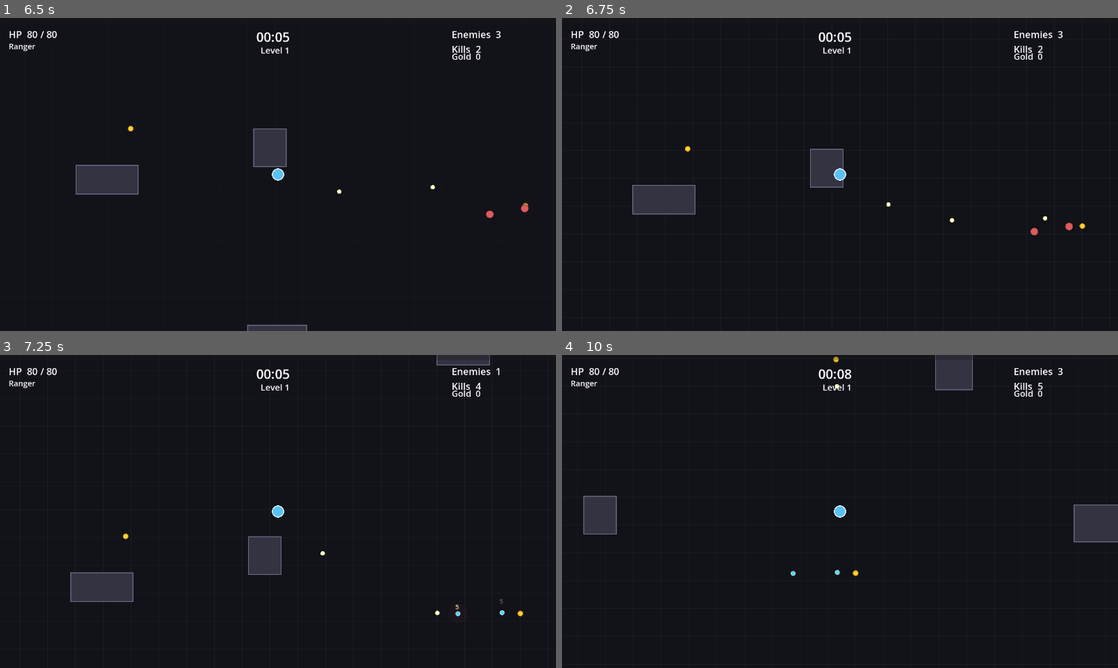
Above: before the commit, frames 1-4 (two rows, left to right).
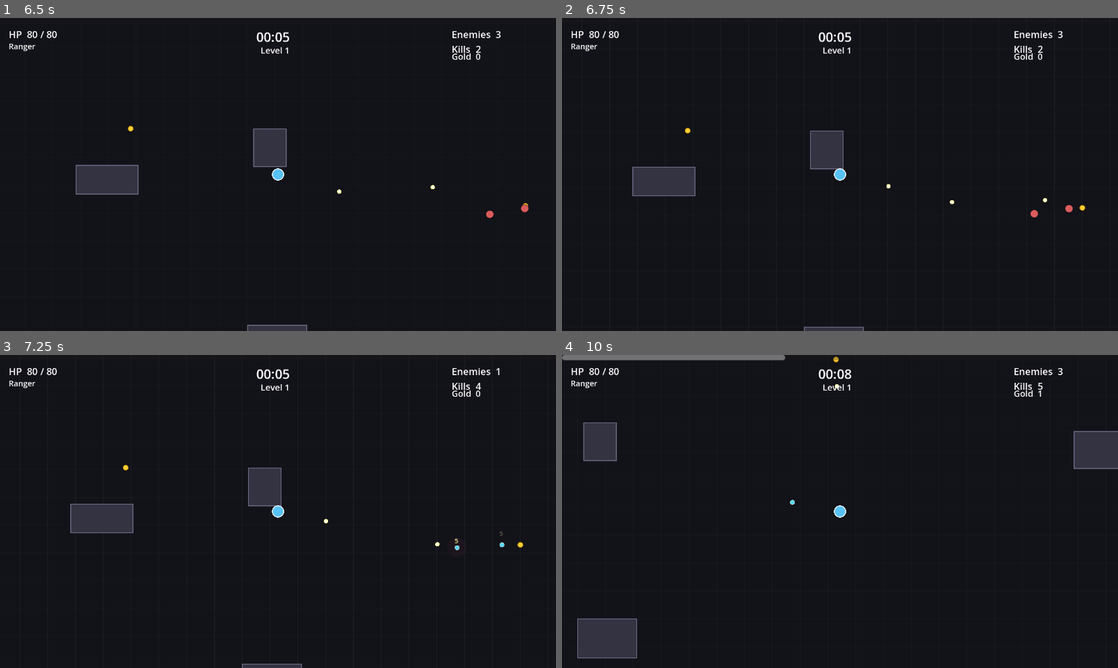
Above: after the commit, the same moments.

Repository: veighnsche/survivors-prototype
Game: Godot game, scene res://main_menu.tscn
Same seed, same stepped clock (60 frames per second), same inputs: the game is played once before the commit and once after it.
Inputs:
- Up to frame 1 (6.5 s): click "Start Run" at 0.5 s; click "1. Ranger Ranged auto-shots. …" at 1.25 s; tap Enter at 2 s; hold W 2.03-3.53 s; tap 1 at 2.1 s; tap 2 at 2.85 s; hold A 3.53-5.03 s; tap 3 at 3.6 s; tap Q at 4.35 s; hold S 5.03-5.78 s; tap E at 5.1 s; hold D from 5.78 s (still down); tap R at 5.85 s
- Up to frame 2 (6.75 s): release D at 6.53 s; hold W from 6.53 s (still down); tap 1 at 6.6 s
- Up to frame 3 (7.25 s): keep holding W
- Up to frame 4 (10 s): release W at 7.28 s; hold D 7.28-9.53 s; tap one key every 0.75 s from 7.35 s: 2 3 Q E; hold S from 9.53 s (still down)

Frame 1 is identical in both runs. In frame 2, 2.4% of the frame differs, in the area x 12-95%, y 35-100%; in frame 3, 4.3%; in frame 4, 6.4%, in the area x 0-100%, y 0-97%.

Commit message:
Fix building collision + enemy obstacle avoidance
- Root cause: player/enemy CharacterBody2D had no body CollisionShape2D (only
  their damage areas did), so move_and_slide never collided with buildings.
  Added body circle shapes to both.
- Player now collides with and slides against buildings.
- Enemies collide with buildings too, plus raycast-based avoidance steering:
  when a building is straight ahead, slide the heading along the wall to route
  around it instead of grinding into corners.

Co-Authored-By: Claude Opus 4.8 <noreply@anthropic.com>

Diff:
--- a/scripts/config.gd
+++ b/scripts/config.gd
@@ -101,6 +101,7 @@
 var OBSTACLE_CELL := 420.0
 var OBSTACLE_VIEW_CELLS := 4
 var OBSTACLE_DENSITY := 22  # percent of world cells that hold a building
+var ENEMY_AVOID_DIST := 64.0  # how far ahead enemies look to steer around buildings
 
 var BOMB_DAMAGE := 80.0
 var BOMB_RADIUS := 720.0
--- a/scripts/enemy.gd
+++ b/scripts/enemy.gd
@@ -31,8 +31,15 @@
 func _ready() -> void:
 	add_to_group("enemies")
 	z_index = 5
-	collision_layer = 0  # body itself collides with nothing
-	collision_mask = 0
+	collision_layer = 0     # body isn't on any layer (enemies don't block each other)
+	collision_mask = 16     # but they DO collide with buildings
+
+	# Body collision shape so buildings are solid to enemies too.
+	var body_cs := CollisionShape2D.new()
+	var body_circle := CircleShape2D.new()
+	body_circle.radius = radius
+	body_cs.shape = body_circle
+	add_child(body_cs)
 
 	# Hitbox: detected by the player's hurtbox and by projectiles (layer 2).
 	var hitbox := Area2D.new()
@@ -59,6 +66,17 @@
 	if _dead or target == null or not is_instance_valid(target):
 		return
 	var dir := (target.global_position - global_position).normalized()
+
+	# Obstacle avoidance: if a building is straight ahead, slide the heading along
+	# the wall so we route around it instead of grinding into the corner.
+	var space := get_world_2d().direct_space_state
+	var q := PhysicsRayQueryParameters2D.create(global_position, global_position + dir * Config.ENEMY_AVOID_DIST, 16)
+	var hit := space.intersect_ray(q)
+	if hit:
+		var n: Vector2 = hit.normal
+		var slid := dir - n * dir.dot(n)
+		dir = slid.normalized() if slid.length() > 0.05 else Vector2(-n.y, n.x)
+
 	velocity = dir * speed
 	move_and_slide()
 
--- a/scripts/player.gd
+++ b/scripts/player.gd
@@ -76,6 +76,13 @@
 	z_index = 10
 	collision_layer = 1
 	collision_mask = 16  # collide with obstacles/buildings
+
+	# Body collision shape (this is what actually collides with buildings).
+	var body_cs := CollisionShape2D.new()
+	var body_circle := CircleShape2D.new()
+	body_circle.radius = radius
+	body_cs.shape = body_circle
+	add_child(body_cs)
 
 	var hurtbox := Area2D.new()
 	hurtbox.collision_layer = 4
